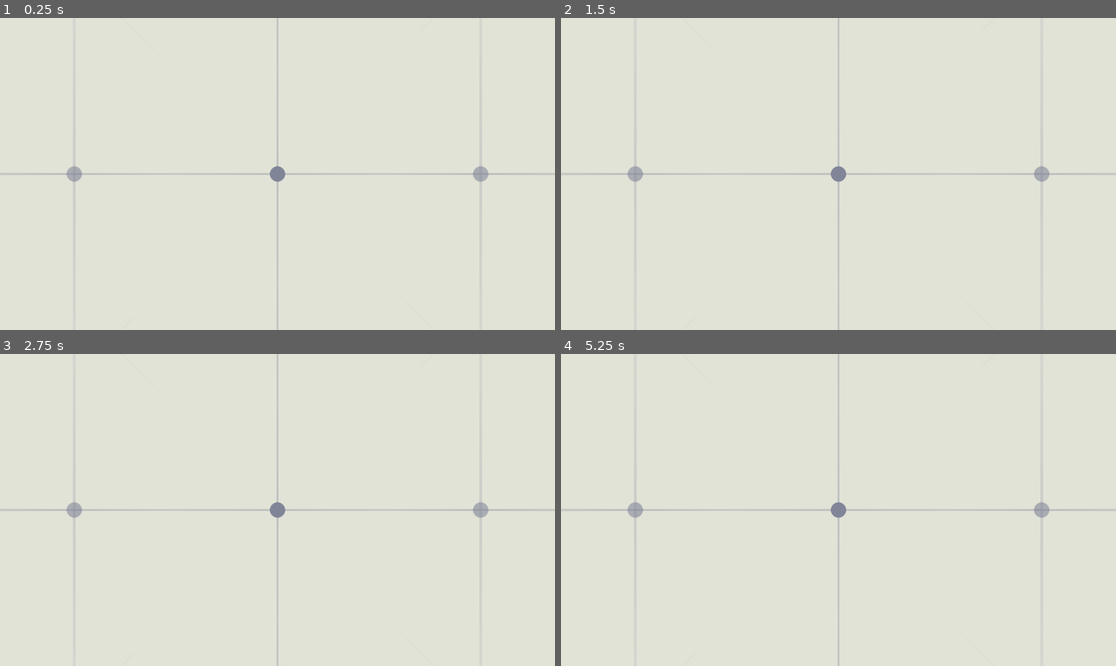
Above: before the commit, frames 1-4 (two rows, left to right).
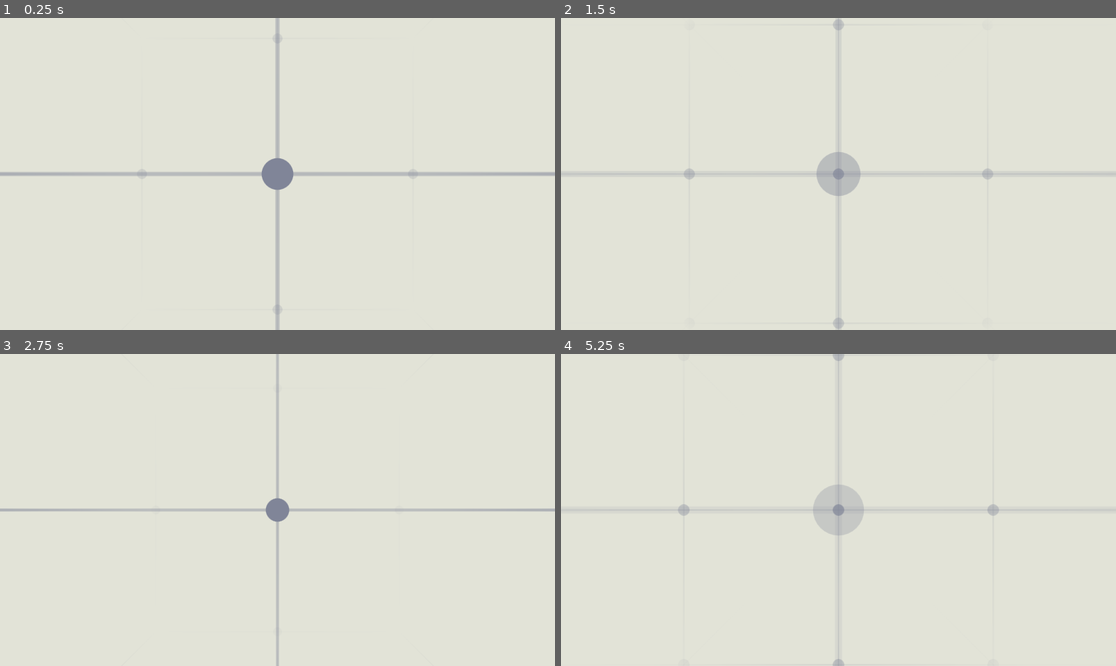
Above: after the commit, the same moments.

Repository: V-Sekai/xr-grid
Game: Godot game, scene res://procedural_3d_grid/scenes/main.tscn
The game is run twice, just before and just after one commit, with the same random seed, the same clock (stepped at 60 frames per second) and the same inputs.
Inputs:
- Up to frame 1 (0.25 s): no input
- Up to frame 2 (1.5 s): no input
- Up to frame 3 (2.75 s): no input
- Up to frame 4 (5.25 s): no input

The runs differ from the first frame. In frame 1, 1.3% of the frame differs, in the area x 0-100%, y 0-100%; in frame 2, 1.1%; in frame 3, 0.4%; in frame 4, 1.4%, in the area x 12-88%, y 0-100%.

Commit message:
Improve blending with WorldGrab utility

Diff:
--- a/procedural_3d_grid/core/xr_pinch.gd
+++ b/procedural_3d_grid/core/xr_pinch.gd
@@ -20,6 +20,8 @@
 var lerp_factor: float = 0.6
 var smooth_factor: float = 0.9
 
+var _world_grab = WorldGrab.new()
+
 func _process(_delta: float) -> void:
 	var hand_left_force: float = hand_left.get_float("grip_force")
 	var hand_right_force: float = hand_right.get_float("grip_force")
@@ -28,17 +30,17 @@
 	hand_right_force_decayed = hand_right_force * decay_factor
 
 	var target_transform: Transform3D
-
 	if prev_hand_left_pressed && prev_hand_right_pressed:
-		target_transform = pinch_transform(transform, prev_hand_left_transform.origin, prev_hand_right_transform.origin, hand_left.transform.origin, hand_right.transform.origin)
+		target_transform = _world_grab.get_pinch_transform(prev_hand_left_transform.origin, prev_hand_right_transform.origin, hand_left.transform.origin, hand_right.transform.origin)
 	elif prev_hand_left_pressed:
-		target_transform = hand_left.transform * prev_hand_left_transform.affine_inverse() * transform
+		target_transform = _world_grab.get_grab_transform(prev_hand_left_transform, hand_left.transform)
 	elif prev_hand_right_pressed:
-		target_transform = hand_right.transform * prev_hand_right_transform.affine_inverse() * transform
+		target_transform = _world_grab.get_grab_transform(prev_hand_right_transform, hand_right.transform)
 	else:
 		target_transform = transform
 
-	transform = transform.interpolate_with(target_transform, lerp_factor * smooth_factor)
+	#transform = transform.interpolate_with(target_transform, lerp_factor * smooth_factor)
+	transform = _world_grab.split_blend(target_transform, Transform3D(), 1.0 - _delta * smooth_factor) * transform
 
 	prev_hand_left_transform = hand_left.transform
 	prev_hand_right_transform = hand_right.transform
